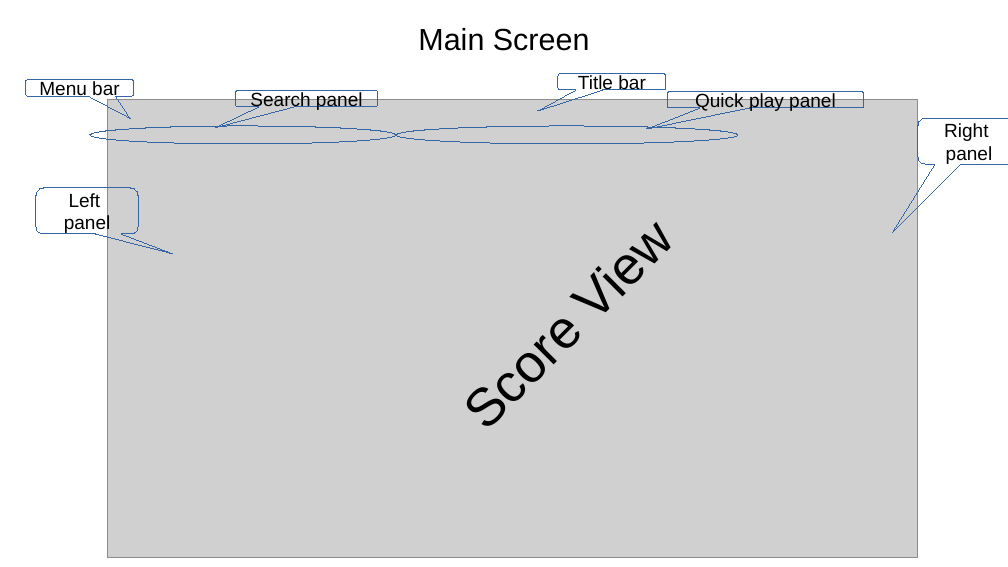
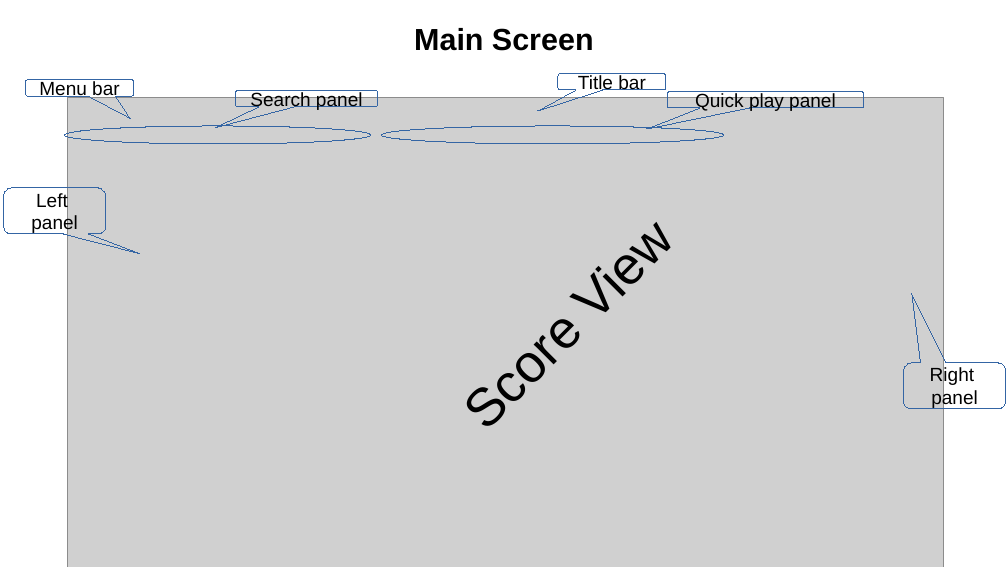
Before and after one commit to py60800/tunedb, a slide deck: slide 2 of doc/Manual.odp. Drawn at 1008x567 pixels with LibreOffice and Linux fonts; fonts in the diff are those of the drawing; grey boxes stand for pictures. Boxes give left, top, right and bottom in pixels: in the first picture for what was removed or moved away, otherwise in the second. Text is boxed around its words. In the diff, an @@ line names an element or a change of style, - is before the commit and + after.

```diff
--- a/doc/Manual.odp
+++ b/doc/Manual.odp
@@ title "Main Screen" at (414,28,594,51): bold on @@
@@ picture: place and size @@
-picture at (108,100,918,558)
+picture at (68,97,944,567)
@@ ellipse: place and size @@
-ellipse at (90,126,396,145)
+ellipse at (65,126,371,145)
@@ ellipse: place and size @@
-ellipse at (396,126,738,145)
+ellipse at (381,126,724,145)
@@ rounded speech box "Left": place and size @@
-rounded speech box "Left" at (36,188,138,234)
+rounded speech box "Left" at (4,188,106,234)
@@ rounded speech box "Right": place and size @@
-rounded speech box "Right" at (918,118,1008,164)
+rounded speech box "Right" at (904,363,1006,409)
@@ rounded speech box "Right" at (904,363,1006,409): proportions changed @@
```
Also in this commit, not shown: 10 other slides changed, 1 slide added, 2 slides removed, 3 other files.
